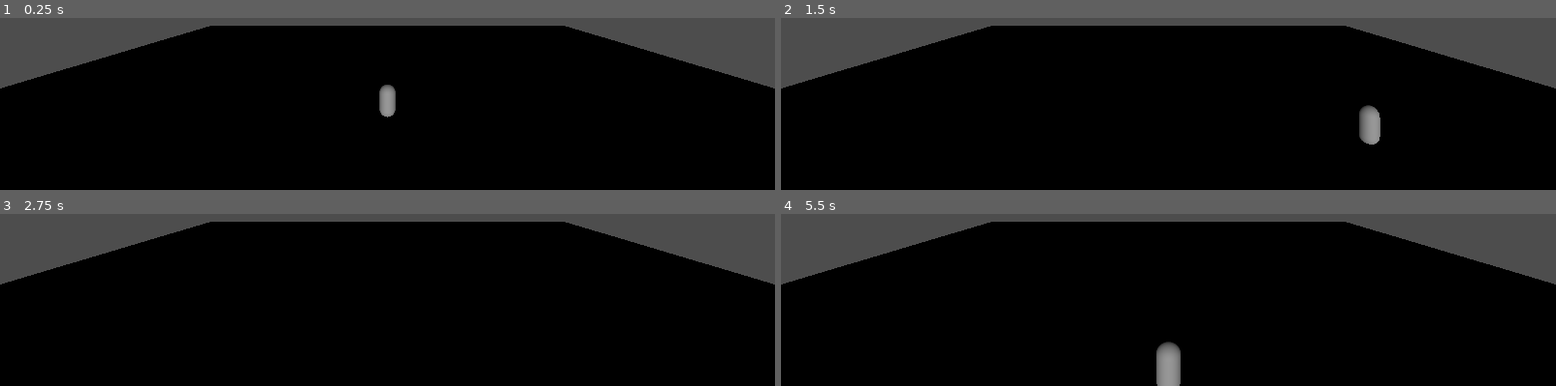
Above: before the commit, frames 1-4 (two rows, left to right).
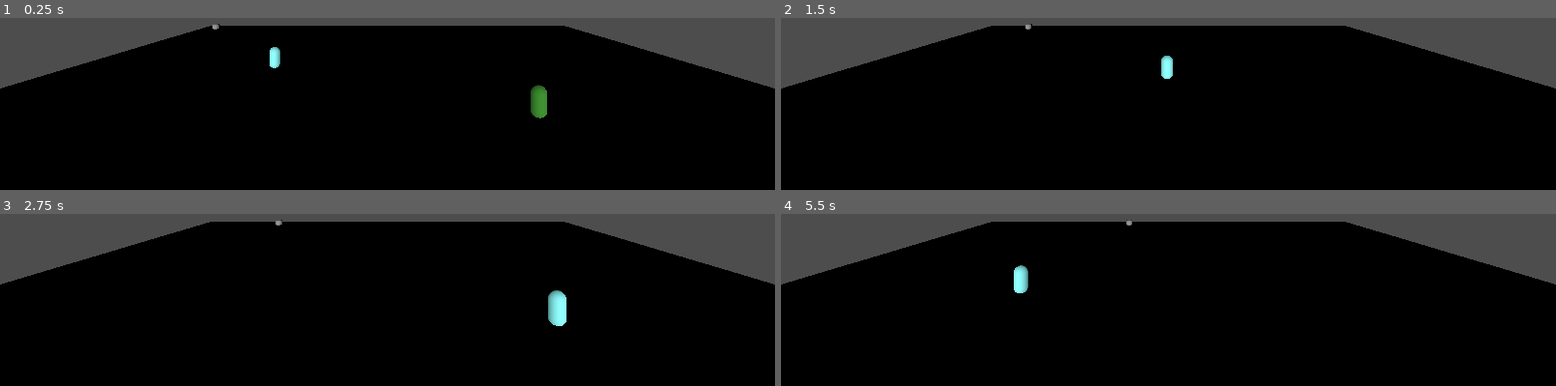
Above: after the commit, the same moments.

Repository: FlyingCowMaster/Shared-Custody
Game: Godot game, scene res://scenes/main.tscn
Same seed, same stepped clock (60 frames per second), same inputs: the game is played once before the commit and once after it.
Inputs:
- Up to frame 1 (0.25 s): no input
- Up to frame 2 (1.5 s): tap Enter at 0.5 s; hold D (move_right) 0.53-1.28 s; hold Down (move_down2, bound only after the commit) 0.53-1.28 s; tap Left (move_left2, bound only after the commit) at 0.8, 1.35 s; hold S (move_down) from 1.28 s (still down)
- Up to frame 3 (2.75 s): tap Right (move_right2, bound only after the commit) at 1.55 s; release S (move_down) at 2.03 s; hold D (move_right) from 2.03 s (still down); hold Right (move_right2, bound only after the commit) from 2.03 s (still down); tap Up (move_up2, bound only after the commit) at 2.3 s
- Up to frame 4 (5.5 s): release D (move_right) at 2.78 s; release Right (move_right2, bound only after the commit) at 2.78 s; hold W (move_up) 2.78-3.53 s; tap Up (move_up2, bound only after the commit) at 2.85, 5.3 s; tap Down (move_down2, bound only after the commit) at 3.05 s; hold Down (move_down2, bound only after the commit) 3.53-4.28 s; hold A (move_left) 3.53-5.03 s; tap Left (move_left2, bound only after the commit) at 3.8, 4.35 s; tap Right (move_right2, bound only after the commit) at 4.55 s; hold S (move_down) from 5.03 s (still down); hold Right (move_right2, bound only after the commit) from 5.03 s (still down)

The runs differ from the first frame. In frame 1, 0.9% of the frame differs, in the area x 27-71%, y 3-59%; in frame 2, 0.8%; in frame 3, 0.5%; in frame 4, 1.1%, in the area x 30-52%, y 3-100%.

Commit message:
fixed merge conflicts, inclued mother and father + child. my will to live is increadably strong rn :D

Diff:
--- a/shared-custody/project.godot
+++ b/shared-custody/project.godot
@@ -48,6 +48,26 @@
 "events": [Object(InputEventKey,"resource_local_to_scene":false,"resource_name":"","device":-1,"window_id":0,"alt_press …(192 unchanged characters)…
 ]
 }
+move_up2={
+"deadzone": 0.2,
+"events": [Object(InputEventKey,"resource_local_to_scene":false,"resource_name":"","device":-1,"window_id":0,"alt_pressed":false,"shift_pressed":false,"ctrl_pressed":false,"meta_pressed":false,"pressed":false,"keycode":0,"physical_keycode":4194320,"key_label":0,"unicode":0,"location":0,"echo":false,"script":null)
+]
+}
+move_down2={
+"deadzone": 0.2,
+"events": [Object(InputEventKey,"resource_local_to_scene":false,"resource_name":"","device":-1,"window_id":0,"alt_pressed":false,"shift_pressed":false,"ctrl_pressed":false,"meta_pressed":false,"pressed":false,"keycode":0,"physical_keycode":4194322,"key_label":0,"unicode":0,"location":0,"echo":false,"script":null)
+]
+}
+move_left2={
+"deadzone": 0.2,
+"events": [Object(InputEventKey,"resource_local_to_scene":false,"resource_name":"","device":-1,"window_id":0,"alt_pressed":false,"shift_pressed":false,"ctrl_pressed":false,"meta_pressed":false,"pressed":false,"keycode":0,"physical_keycode":4194319,"key_label":0,"unicode":0,"location":0,"echo":false,"script":null)
+]
+}
+move_right2={
+"deadzone": 0.2,
+"events": [Object(InputEventKey,"resource_local_to_scene":false,"resource_name":"","device":-1,"window_id":0,"alt_pressed":false,"shift_pressed":false,"ctrl_pressed":false,"meta_pressed":false,"pressed":false,"keycode":0,"physical_keycode":4194321,"key_label":0,"unicode":0,"location":0,"echo":false,"script":null)
+]
+}
 
 [rendering]
 
--- a/shared-custody/scenes/father.tscn
+++ b/shared-custody/scenes/characters/father.tscn
@@ -18,7 +18,3 @@
 
 [node name="MeshInstance3D" type="MeshInstance3D" parent="."]
 mesh = SubResource("CapsuleMesh_3vyb7")
-
-[node name="Area3D" type="Area3D" parent="."]
-
-[node name="CollisionShape3D" type="CollisionShape3D" parent="Area3D"]
--- a/shared-custody/scenes/mother.tscn
+++ b/shared-custody/scenes/characters/mother.tscn
@@ -1,6 +1,6 @@
 [gd_scene load_steps=5 format=3 uid="uid://bvs4oj4gdilar"]
 
-[ext_resource type="Script" path="res://scripts/mother.gd" id="1_3vyb7"]
+[ext_resource type="Script" uid="uid://bcp1rvmd05dhg" path="res://scripts/mother.gd" id="1_6ku4e"]
 
 [sub_resource type="CapsuleShape3D" id="CapsuleShape3D_g2els"]
 
@@ -11,7 +11,7 @@
 material = SubResource("StandardMaterial3D_gyyn4")
 
 [node name="Player" type="CharacterBody3D"]
-script = ExtResource("1_3vyb7")
+script = ExtResource("1_6ku4e")
 
 [node name="CollisionShape3D" type="CollisionShape3D" parent="."]
 shape = SubResource("CapsuleShape3D_g2els")
--- a/shared-custody/scenes/characters/player.tscn
+++ /dev/null
@@ -1,16 +0,0 @@
-[gd_scene load_steps=4 format=3 uid="uid://b5ciqr1hop5a7"]
-
-[ext_resource type="Script" uid="uid://dsnpgpid2wjc1" path="res://scripts/character_body_3d.gd" id="1_3vyb7"]
-
-[sub_resource type="CapsuleShape3D" id="CapsuleShape3D_g2els"]
-
-[sub_resource type="CapsuleMesh" id="CapsuleMesh_3vyb7"]
-
-[node name="Player" type="CharacterBody3D"]
-script = ExtResource("1_3vyb7")
-
-[node name="CollisionShape3D" type="CollisionShape3D" parent="."]
-shape = SubResource("CapsuleShape3D_g2els")
-
-[node name="MeshInstance3D" type="MeshInstance3D" parent="."]
-mesh = SubResource("CapsuleMesh_3vyb7")
--- a/shared-custody/scenes/main.tscn
+++ b/shared-custody/scenes/main.tscn
@@ -1,6 +1,9 @@
-[gd_scene load_steps=4 format=3 uid="uid://dskd24wir2iks"]
+[gd_scene load_steps=8 format=3 uid="uid://dskd24wir2iks"]
 
-[ext_resource type="PackedScene" uid="uid://b5ciqr1hop5a7" path="res://scenes/player.tscn" id="1_o5qli"]
+[ext_resource type="Script" uid="uid://btbdogsrkdv8t" path="res://scripts/main_baby_pathing.gd" id="1_0wfyh"]
+[ext_resource type="PackedScene" uid="uid://diirsbe27rlth" path="res://scenes/characters/father.tscn" id="3_jyhfs"]
+[ext_resource type="PackedScene" uid="uid://bs0tan5nouunp" path="res://scenes/characters/baby.tscn" id="3_sugp2"]
+[ext_resource type="PackedScene" uid="uid://bvs4oj4gdilar" path="res://scenes/characters/mother.tscn" id="4_tbgi4"]
 
 [sub_resource type="BoxShape3D" id="BoxShape3D_o5qli"]
 size = Vector3(60, 2, 60)
@@ -8,7 +11,15 @@
 [sub_resource type="BoxMesh" id="BoxMesh_0wfyh"]
 size = Vector3(60, 2, 60)
 
+[sub_resource type="Curve3D" id="Curve3D_sugp2"]
+_data = {
+"points": PackedVector3Array(0, 0, 0, 0, 0, 0, 0.063165665, 1.7166138e-05, 0.0074710846, 0, 0, 0, 0, 0, 0, 54.575996, 1.7166138e-05, 0.109745026, 0, 0, 0, 0, 0, 0, 54.371452, 1.7166138e-05, 11.1554985, 0, 0, 0, 0, 0, 0, 0.3699932, 1.7166138e-05, 11.5646, 0, 0, 0, 0, 0, 0, 0.47226906, 1.7166138e-05, 19.337538, 0, 0, 0, 0, 0, 0, 54.575996, 1.7166138e-05, 19.23526, 0, 0, 0, 0, 0, 0, 54.473724, 1.7166138e-05, 26.905924, 0, 0, 0, 0, 0, 0, 0.5745449, 1.7166138e-05, 27.315025, 0, 0, 0, 0, 0, 0, 0.67682076, 1.7166138e-05, 35.29251, 0, 0, 0, 0, 0, 0, 54.9851, 1.7166138e-05, 35.39479, 0, 0, 0, 0, 0, 0, 54.780556, 1.7166138e-05, 42.963173, 0, 0, 0, 0, 0, 0, 0.67682076, 1.7166138e-05, 42.8609, 0, 0, 0, 0, 0, 0, 0.67682076, 1.7166138e-05, 50.940666, 0, 0, 0, 0, 0, 0, 54.780556, 1.7166138e-05, 51.45204, 0, 0, 0, 0, 0, 0, 54.9851, 1.7166138e-05, 58.099945),
+"tilts": PackedFloat32Array(0, 0, 0, 0, 0, 0, 0, 0, 0, 0, 0, 0, 0, 0, 0)
+}
+point_count = 15
+
 [node name="Main" type="Node"]
+script = ExtResource("1_0wfyh")
 
 [node name="Camera3D" type="Camera3D" parent="."]
 transform = Transform3D(1, 0, 0, 0, 1, 0, 0, 0, 1, 0, 8.972092, 17.727484)
@@ -24,5 +35,17 @@
 [node name="MeshInstance3D" type="MeshInstance3D" parent="Floor"]
 mesh = SubResource("BoxMesh_0wfyh")
 
-[node name="Player" parent="." instance=ExtResource("1_o5qli")]
-transform = Transform3D(1, 0, 0, 0, 1, 0, 0, 0, 1, 0, 1.9212532, 0)
+[node name="Path3D" type="Path3D" parent="."]
+transform = Transform3D(1, 0, 0, 0, 1, 0, 0, 0, 1, -28.2912, 0.45579338, -27.366163)
+curve = SubResource("Curve3D_sugp2")
+
+[node name="PathFollow3D" type="PathFollow3D" parent="Path3D"]
+transform = Transform3D(-0.0018760214, 0, -0.99998873, 0, 1, 0, 0.99998873, 0, -0.0018760214, 0.063165665, 1.7166138e-05, 0.0074710846)
+
+[node name="Baby" parent="Path3D/PathFollow3D" instance=ExtResource("3_sugp2")]
+
+[node name="Father" parent="." instance=ExtResource("3_jyhfs")]
+transform = Transform3D(1, 0, 0, 0, 1, 0, 0, 0, 1, 9.355113, 1, 0.11585617)
+
+[node name="Mother" parent="." instance=ExtResource("4_tbgi4")]
+transform = Transform3D(1, 0, 0, 0, 1, 0, 0, 0, 1, -10.617932, 1, -9.038626)
--- a/shared-custody/scenes/player.tscn
+++ /dev/null
@@ -1,16 +0,0 @@
-[gd_scene load_steps=4 format=3 uid="uid://wtflyw8bxqvq"]
-
-[ext_resource type="Script" uid="uid://ds1fql087k7s4" path="res://scripts/playerScript.gd" id="1_3vyb7"]
-
-[sub_resource type="CapsuleShape3D" id="CapsuleShape3D_g2els"]
-
-[sub_resource type="CapsuleMesh" id="CapsuleMesh_3vyb7"]
-
-[node name="Player" type="CharacterBody3D"]
-script = ExtResource("1_3vyb7")
-
-[node name="CollisionShape3D" type="CollisionShape3D" parent="."]
-shape = SubResource("CapsuleShape3D_g2els")
-
-[node name="MeshInstance3D" type="MeshInstance3D" parent="."]
-mesh = SubResource("CapsuleMesh_3vyb7")
--- a/shared-custody/scripts/character_body_3d.gd
+++ b/shared-custody/scripts/father.gd
@@ -11,13 +11,13 @@
 func _physics_process(delta):
 	var direction = Vector3.ZERO
 
-	if Input.is_action_pressed("move_right"):
+	if Input.is_action_pressed("move_right2"):
 		direction.x += 1
-	if Input.is_action_pressed("move_left"):
+	if Input.is_action_pressed("move_left2"):
 		direction.x -= 1
-	if Input.is_action_pressed("move_down"):
+	if Input.is_action_pressed("move_down2"):
 		direction.z += 1
-	if Input.is_action_pressed("move_up"):
+	if Input.is_action_pressed("move_up2"):
 		direction.z -= 1
 
 	if direction != Vector3.ZERO:
Not shown: 1 places in shared-custody/scenes/characters/father.tscn that only renumber resources
Not shown, removed: shared-custody/scripts/character_body_3d.gd.uid
Not shown, added: shared-custody/scripts/father.gd.uid
Renamed: shared-custody/scripts/playerScript.gd -> shared-custody/scripts/mother.gd
Not shown, added: shared-custody/scripts/mother.gd.uid
Not shown, removed: shared-custody/scripts/playerScript.gd.uid
